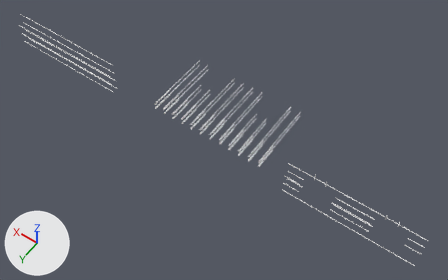
One commit to the FBX model Assets/Wall Components/Wall Animations/Pass/RebarV2.fbx: the scene before it, then after it.
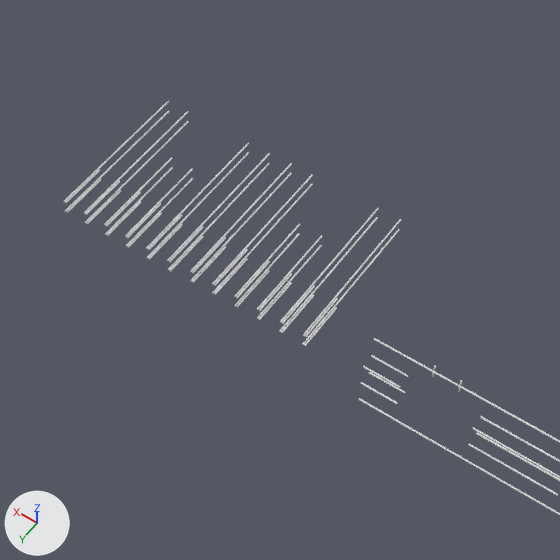
Old and new are each drawn whole from a 50 mm lens placed at (-20.6, 25.7, 42.0), pointed at (-1.2, -1.5, -0.6) and again close up on the part from 28% to 83% of the width and 6% to 93% of the height. The lights are fixed; the arrows at lower left show +X, +Y and +Z. Where no turn or scale is listed for an object, it has been applied to the vertices.

In view in the first close-up: 'RebarHorizontalTop', 'RebarVerticalLeft', 'RebarVerticalRight'.
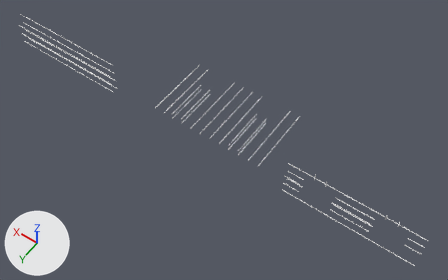
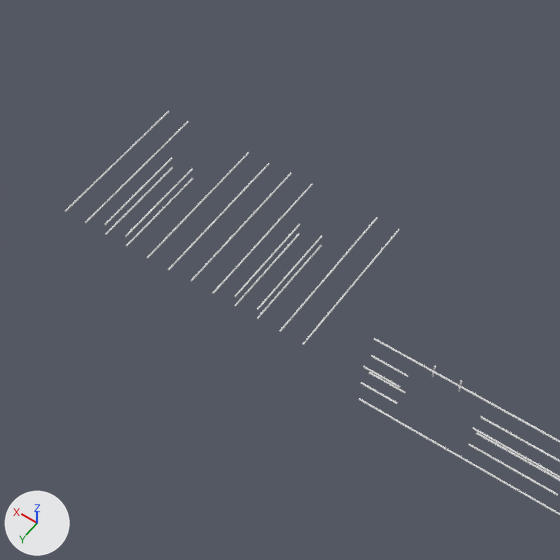
Commit message: Removed duplicate bars from rebar

Where the newer file only moved an object's origin or applied its transform, the numbers keep the older frame.

Diff of the bpy script that builds the scene:
```diff
--- a/Assets/Wall Components/Wall Animations/Pass/RebarV2.fbx.py
+++ b/Assets/Wall Components/Wall Animations/Pass/RebarV2.fbx.py
@@ me_object_017 @@
 # used by ob_rebarverticalright; location = (3.07, -2.9, 0.33)
-me_object_017.from_pydata(...)  # 4263 vertices, 8430 faces; spans x -2.6..2.56, y -4.15..2.51, z -0.32..0.32
+me_object_017.from_pydata(...)  # 1940 vertices, 3848 faces; spans x -2.51..2.56, y -4.15..2.51, z -0.32..0.32
+# me_object_017 part 2: 16 loose pieces with 2323 vertices, spanning x -2.6..2.56, y -4.15..2.51, z -0.32..0.32, are deleted
 me_object_017.materials.append(mat_default_0_0)
@@ me_object_016 @@
 # used by ob_rebarverticalleft; location = (-2.94, -2.98, 0.32)
-me_object_016.from_pydata(...)  # 4267 vertices, 8438 faces; spans x -2.6..2.56, y -4.15..2.51, z -0.32..0.32
+me_object_016.from_pydata(...)  # 1937 vertices, 3842 faces; spans x -2.51..2.56, y -4.15..2.51, z -0.32..0.32
+# me_object_016 part 1: 16 loose pieces with 2330 vertices, spanning x -2.6..2.56, y -4.15..2.51, z -0.32..0.32, are deleted
 me_object_016.materials.append(mat_default_0_0)
```

Where the change shows, as pixel boxes [x1, y1, x2, y2] in the close-ups (560 x 560 px):
'RebarVerticalLeft', reshaped: before [190, 163, 401, 346]; after [190, 173, 400, 345]
'RebarVerticalRight', reshaped (7% shorter): before [63, 101, 270, 272]; after [65, 111, 270, 270]
part 1 of me_object_016, deleted: before [190, 163, 401, 346]
part 2 of me_object_017, deleted: before [63, 101, 270, 272]
